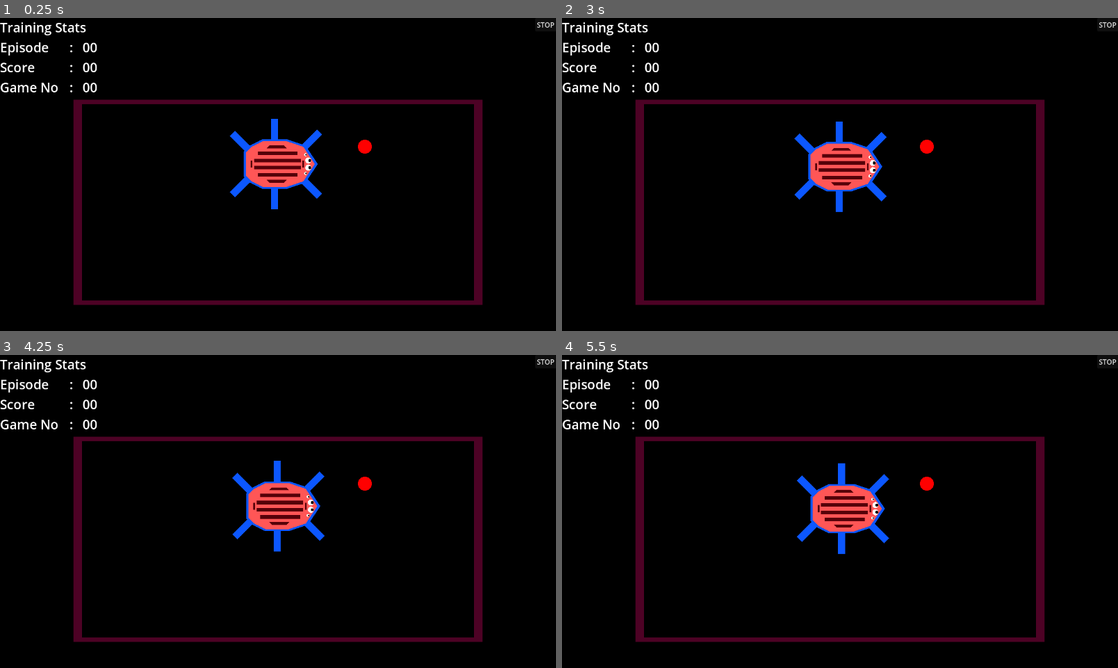
Above: before the commit, frames 1-4 (two rows, left to right).
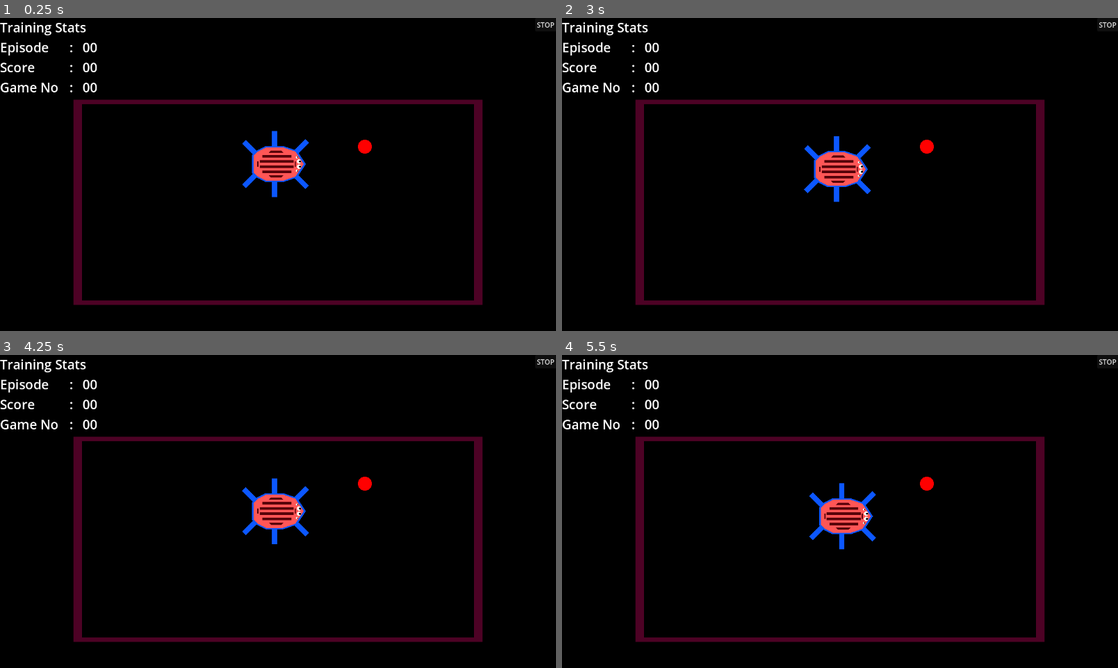
Above: after the commit, the same moments.

Repository: CrazyGG3r/fyp_try2
Game: Godot game, scene res://Scenes/environment.tscn
Same seed, same stepped clock (60 frames per second), same inputs: the game is played once before the commit and once after it. This scene is started directly instead of the project's main scene.
Inputs (mouse positions are in pixels of both pictures, inside the frame that each line leads up to):
- Up to frame 1 (0.25 s): no input
- Up to frame 2 (3 s): click "STOP" at 0.5 s; click "Start the environment" at 1.25 s; tap Enter at 2 s; move the mouse to (962, 158) at 2.02 s; hold D (RIGHT) 2.03-2.78 s; click (962, 158) at 2.17 s; tap Space at 2.75 s; move the mouse to (728, 190) at 2.77 s; hold S (BACKWARDS) from 2.78 s (still down)
- Up to frame 3 (4.25 s): tap Enter at 3.5 s; move the mouse to (333, 442) at 3.52 s; release S (BACKWARDS) at 3.53 s; hold D (RIGHT) from 3.53 s (still down)
- Up to frame 4 (5.5 s): tap Space at 4.25 s; move the mouse to (812, 574) at 4.27 s; release D (RIGHT) at 4.28 s; hold W (FORWARDS) 4.28-5.03 s; click (812, 574) at 4.42 s; tap Enter at 5 s; move the mouse to (1006, 558) at 5.02 s; hold A (LEFT) from 5.03 s (still down)

The runs differ from the first frame. In frame 1, 1.9% of the frame differs, in the area x 41-58%, y 32-62%; in frame 2, 1.9%; in frame 3, 1.9%, in the area x 41-59%, y 33-63%; in frame 4, 1.9%.

Commit message:
fixed bugs

Diff:
--- a/Environment/Scenes/environment.tscn
+++ b/Environment/Scenes/environment.tscn
@@ -158,7 +158,7 @@
 [node name="CharacterBody2D" parent="." instance=ExtResource("2_0eu02")]
 position = Vector2(632, 336)
 rotation = 1.5708
-scale = Vector2(1.655, 1.655)
+scale = Vector2(1.2, 1.2)
 motion_mode = 1
 
 [node name="ground" type="MeshInstance2D" parent="."]
@@ -169,4 +169,5 @@
 mesh = SubResource("QuadMesh_45f5d")
 metadata/_edit_group_ = true
 
+[connection signal="handel_action" from="." to="CharacterBody2D" method="_on_environment_handel_action"]
 [connection signal="pressed" from="STOP" to="STOP" method="_on_pressed"]
--- a/Environment/Scripts/Hexapod_1.gd
+++ b/Environment/Scripts/Hexapod_1.gd
@@ -9,48 +9,55 @@
 func _physics_process(delta):
 	if Input.is_action_just_pressed("BACKWARDS"):
 		movement = Vector2(sin(rotation),cos(rotation)) * SPEED
-		position += movement * delta
-		#move_and_collide(movement)
+		position -= movement * delta
+		move_and_collide(movement*delta)
 	if Input.is_action_just_pressed("FORWARDS"):
 		movement = Vector2( sin(rotation),-cos(rotation)) * SPEED
 		position += movement * delta
-		#move_and_collide(movement)
+		move_and_collide(movement*delta)
+
 	if Input.is_action_just_pressed("RIGHT"):
 		movement = Vector2( cos(rotation),sin(rotation)) * SPEED
 		position += movement * delta
-		#move_and_collide(movement)
+		move_and_collide(movement*delta)
+
 	if Input.is_action_just_pressed("LEFT"):
 		movement = Vector2( -cos(rotation),sin(rotation)) * SPEED
 		position += movement * delta
-		#move_and_collide(movement)
+		move_and_collide(movement*delta)
+
 	if Input.is_action_just_pressed("RIGHT_ROTATE"):
 		rotation += angular_speed
-		#move_and_collide(movement)
-
 	if Input.is_action_just_pressed("LEFT_ROTATE"):
 		rotation -= angular_speed
-		fake_delta = delta
-		#move_and_collide(movement)
-	move_and_slide()
+
+	fake_delta = delta
+
 
 
 func _on_environment_handel_action(action_str):
 	if action_str == "FK":
 		movement = Vector2( sin(rotation),-cos(rotation)) * SPEED
 		position += movement * fake_delta
+		move_and_collide(movement*fake_delta)
 	if action_str == "BK":
 		movement = Vector2(sin(rotation),cos(rotation)) * SPEED
-		position += movement * fake_delta
+		position -= movement * fake_delta
+		move_and_collide(movement*fake_delta)
 	if action_str == "RT":
 		movement = Vector2( cos(rotation),sin(rotation)) * SPEED
 		position += movement * fake_delta
+		move_and_collide(movement*fake_delta)
 	if action_str == "LT":
 		movement = Vector2( -cos(rotation),sin(rotation)) * SPEED
 		position += movement * fake_delta
+		move_and_collide(movement*fake_delta)
 	if action_str == "R2":
 		rotation += angular_speed
+		move_and_collide(movement*fake_delta)
 	if action_str == "L2":
 		rotation -= angular_speed
+		move_and_collide(movement*fake_delta)
 
 
 	print(action_str)
